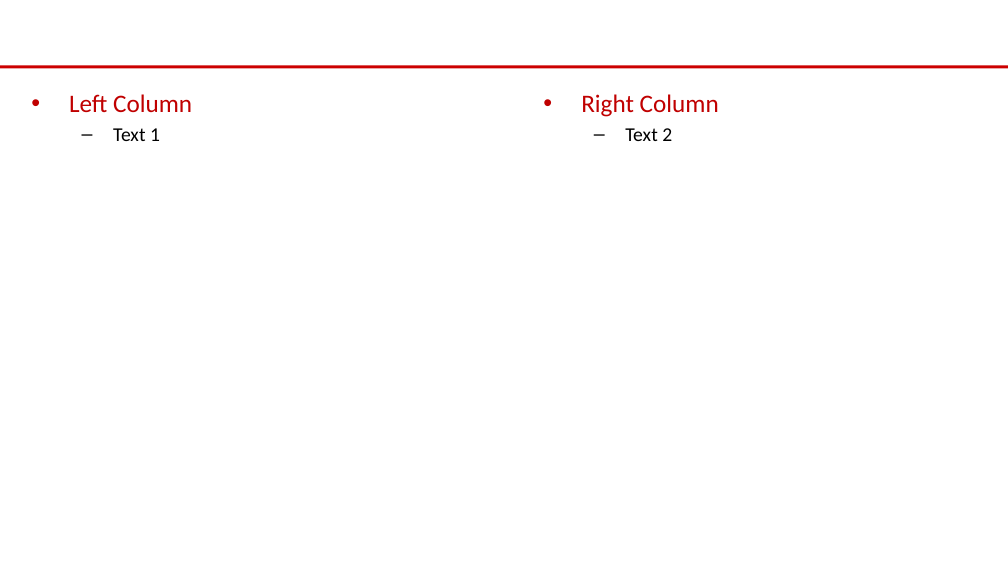
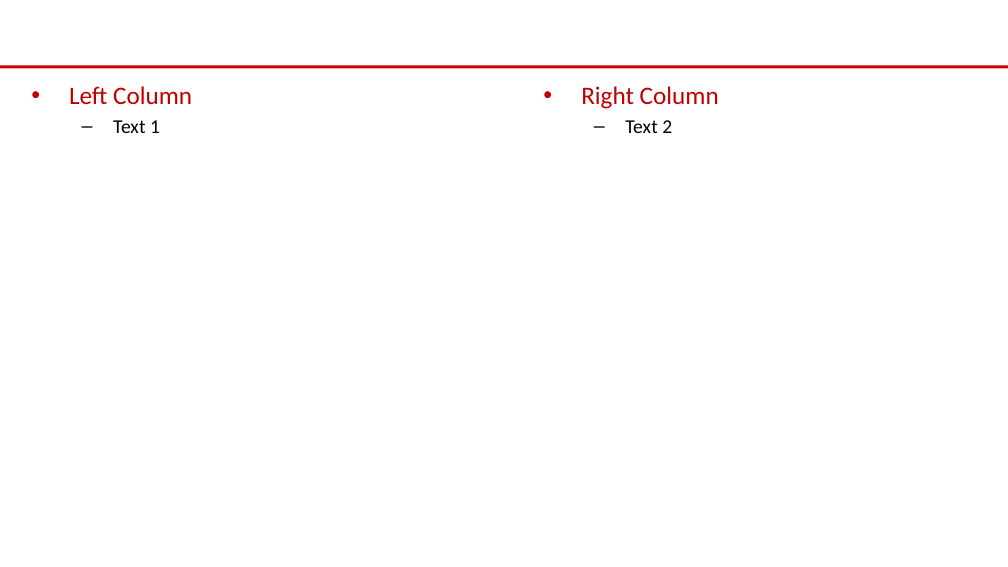
Before and after one commit to eoframework/solutions, a slide deck: slide 4 of support/doc-templates/powerpoint/EOFramework-Template-01.pptx (slide 3 before the commit). Drawn at 1008x567 pixels with LibreOffice and Linux fonts; fonts in the diff are those of the drawing; background and template pictures are left out. Boxes give left, top, right and bottom in pixels: in the first picture for what was removed or moved away, otherwise in the second. Text is boxed around its words. In the diff, an @@ line names an element or a change of style, - is before the commit and + after.

```diff
--- a/support/doc-templates/powerpoint/EOFramework-Template-01.pptx
+++ b/support/doc-templates/powerpoint/EOFramework-Template-01.pptx
@@ text "Left Column": place and size @@
-text "Left Column" at <box>69,94,192,141</box>
+text "Left Column" at <box>69,86,192,133</box>
@@ text "Right Column": place and size @@
-text "Right Column" at <box>581,94,719,141</box>
+text "Right Column" at <box>581,86,719,133</box>
```
Also in this commit, not shown: 2 other slides changed, 1 slide added, 3 other files.
